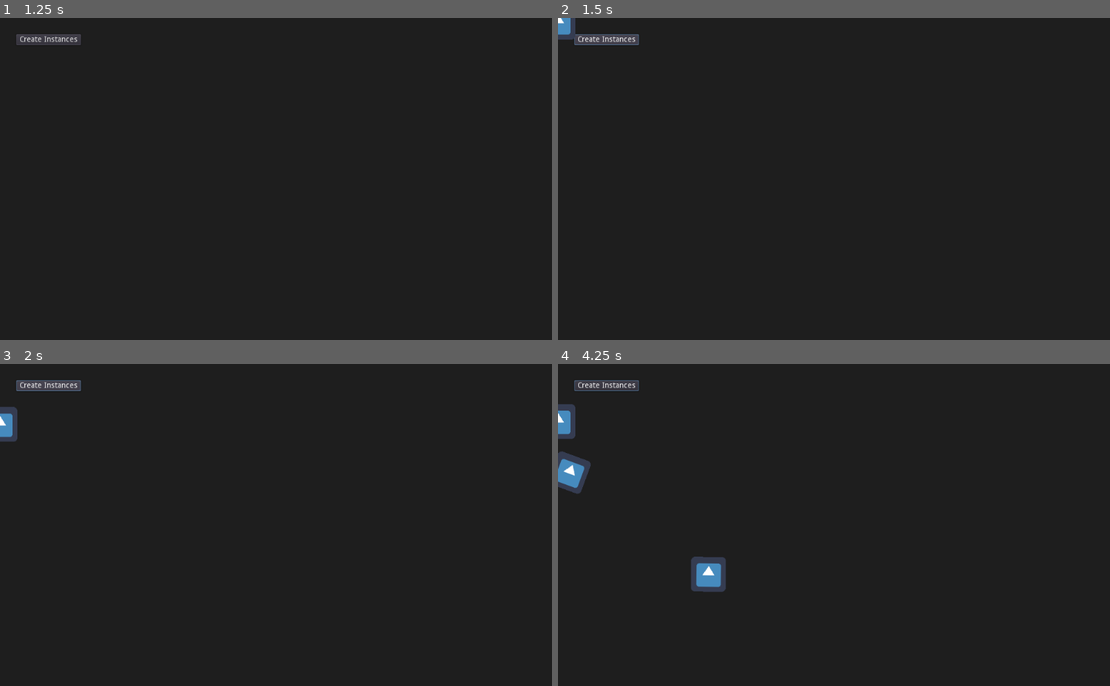
Above: before the commit, frames 1-4 (two rows, left to right).
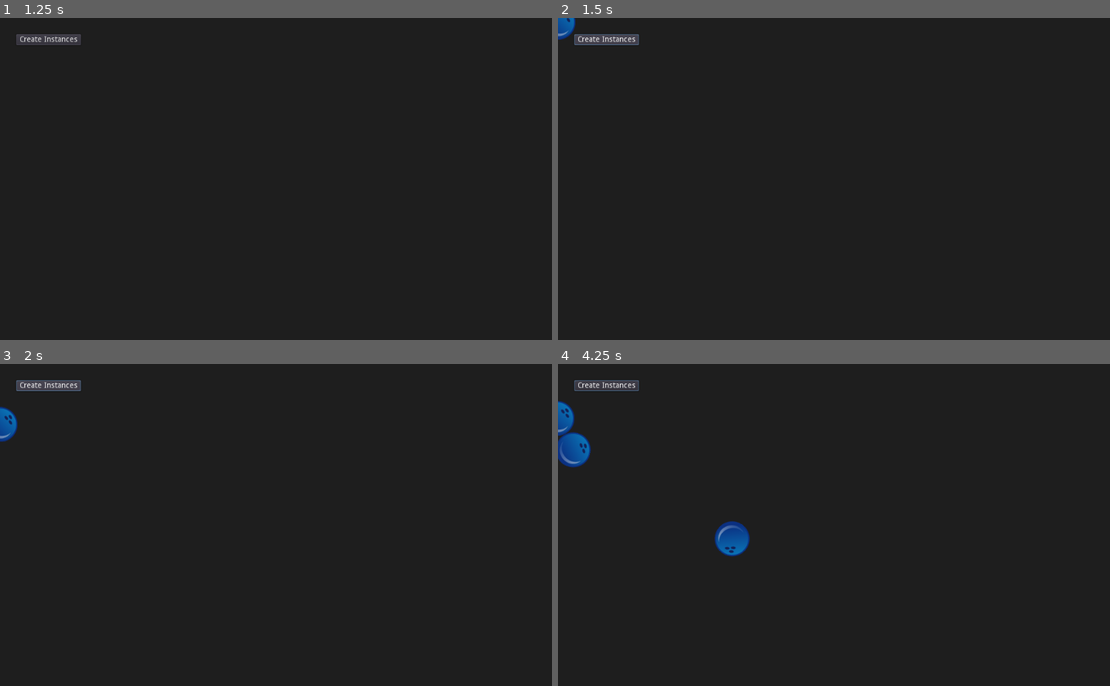
Above: after the commit, the same moments.

Repository: nourthe/godot-simple-examples
Game: Godot game, scene res://menu.tscn
The game is run twice, just before and just after one commit, with the same random seed, the same clock (stepped at 60 frames per second) and the same inputs. The engine's default icon, where the game draws it, is replaced by a stand-in: a white triangle on a blue panel in a dark square.
Inputs (mouse positions are in pixels of both pictures, inside the frame that each line leads up to):
- Up to frame 1 (1.25 s): click "Instance Objects" at 0.5 s
- Up to frame 2 (1.5 s): click "Create Instances" at 1.25 s
- Up to frame 3 (2 s): no input
- Up to frame 4 (4.25 s): click "Create Instances" at 2 s; click "Create Instances" at 2.75 s; tap Enter at 3.5 s; move the mouse to (960, 508) at 3.52 s; click (960, 508) at 3.67 s

Frame 1 is identical in both runs. In frame 2, 0.2% of the frame differs, in the area x 0-4%, y 0-7%; in frame 3, 0.3%; in frame 4, 2.5%, in the area x 0-35%, y 11-71%.

Commit message:
take the ball example from Godot Examples to instances.tscn

Diff:
--- a/examples/ball.tscn
+++ b/examples/ball.tscn
@@ -1,20 +1,20 @@
 [gd_scene load_steps=4 format=2]
 
-[ext_resource path="res://examples/ball_material.tres" type="PhysicsMaterial" id=1]
-[ext_resource path="res://icon.png" type="Texture" id=2]
+[ext_resource path="res://examples/ball.png" type="Texture" id=1]
 
-[sub_resource type="CircleShape2D" id=1]
+[sub_resource type="PhysicsMaterial" id=1]
 
-radius = 30.3682
+bounce = 0.7
+
+[sub_resource type="CircleShape2D" id=2]
+
+radius = 30.0
 
 [node name="ball" type="RigidBody2D"]
-mass = 5.0
-physics_material_override = ExtResource( 1 )
+physics_material_override = SubResource( 1 )
 
-[node name="texture" type="TextureRect" parent="."]
-grow_horizontal = 2
-grow_vertical = 2
-texture = ExtResource( 2 )
+[node name="sprite" type="Sprite" parent="."]
+texture = ExtResource( 1 )
 
-[node name="hitbox" type="CollisionShape2D" parent="."]
-shape = SubResource( 1 )
+[node name="collision" type="CollisionShape2D" parent="."]
+shape = SubResource( 2 )
Binary file added: examples/ball.png
Not shown, added: examples/ball.png.import
